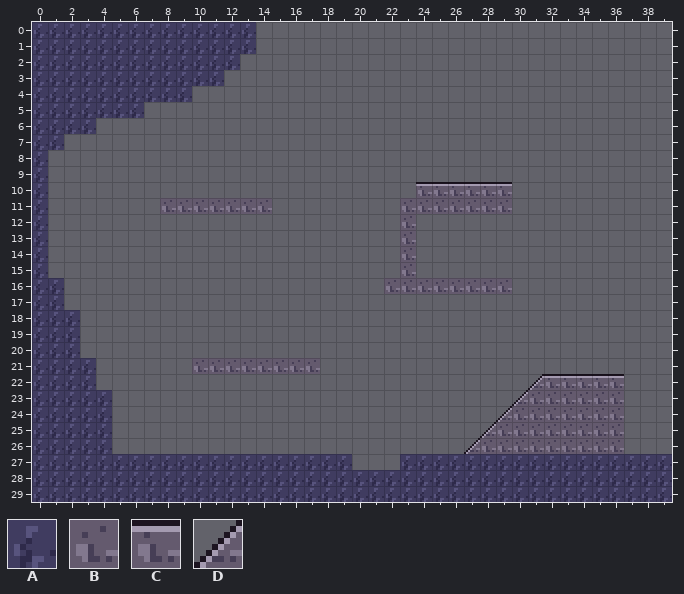
One commit to this Tiled map (JSON): game/assets/tiled/room_01.tmj. That is the earlier state.
Cells are 8x8 px. Shown: x 0..39, y 0..29.
Key: from "tiles": A 0, B 1, C 3, D 4.
_ is an empty cell.
Layer "ground" before, first column x 0:
 0 AAAAAAAAAAAAAA__________________________
 1 AAAAAAAAAAAAAA__________________________
 2 AAAAAAAAAAAAA___________________________
 3 AAAAAAAAAAAA____________________________
 4 AAAAAAAAAA______________________________
 5 AAAAAAA_________________________________
 6 AAAA____________________________________
 7 AA______________________________________
 8 A_______________________________________
 9 A_______________________________________
10 A_______________________CCCCCC__________
11 A_______BBBBBBB________BBBBBBB__________
12 A______________________B________________
13 A______________________B________________
14 A______________________B________________
15 A______________________B________________
16 AA____________________BBBBBBBB__________
17 AA______________________________________
18 AAA_____________________________________
19 AAA_____________________________________
20 AAA_____________________________________
21 AAAA______BBBBBBBB______________________
22 AAAA___________________________DCCCCC___
23 AAAAA_________________________DBBBBBB___
24 AAAAA________________________DBBBBBBB___
25 AAAAA_______________________DBBBBBBBB___
26 AAAAA______________________DBBBBBBBBB___
27 AAAAAAAAAAAAAAAAAAAA___AAAAAAAAAAAAAAAAA
28 AAAAAAAAAAAAAAAAAAAAAAAAAAAAAAAAAAAAAAAA
29 AAAAAAAAAAAAAAAAAAAAAAAAAAAAAAAAAAAAAAAA
Once edited:
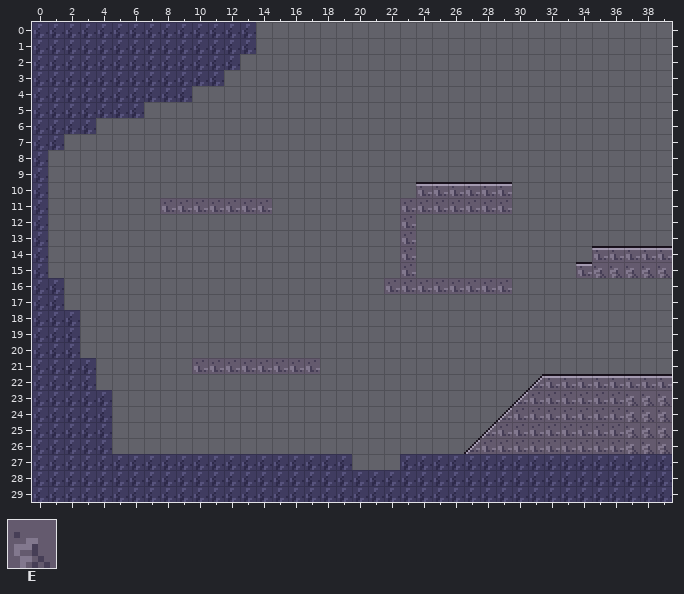
Further tiles: from "tiles": E 2.
From old to new:
Layer "ground":
There is now tile C in row 14 at x 35 to 39; in row 15 at x 34; in row 22 at x 37 to 39.
There is now tile E in row 15 at x 35 to 39; in rows 23 to 26 at x 37 to 39.
Pixel boxes of the changes (left, top, right, bottom) in both pictures:
added: (576, 246, 672, 278)
added: (624, 374, 672, 454)
